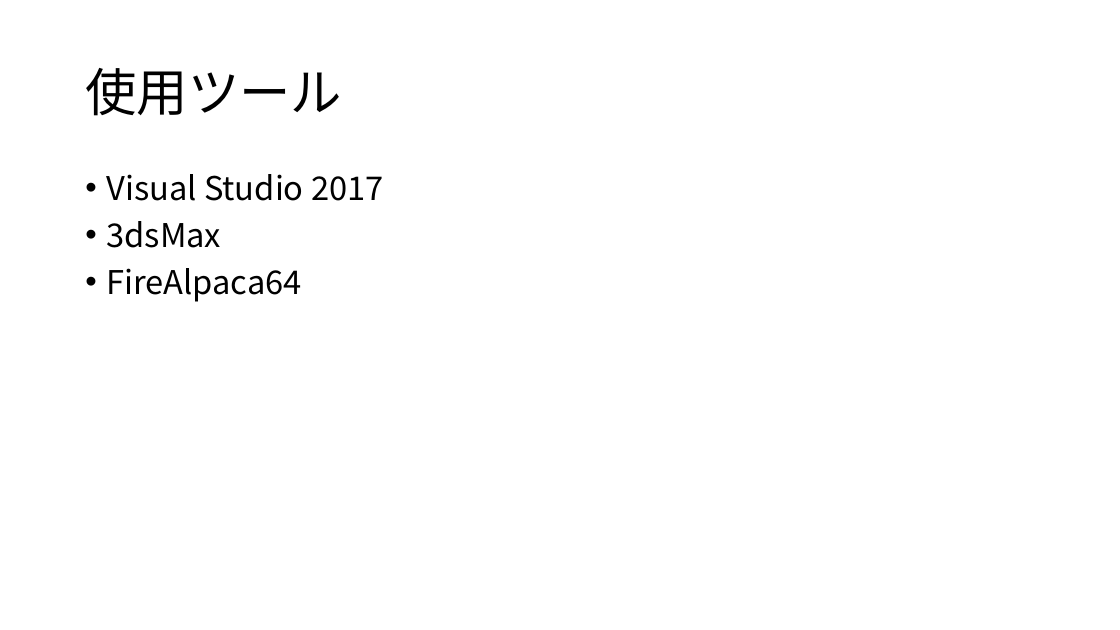
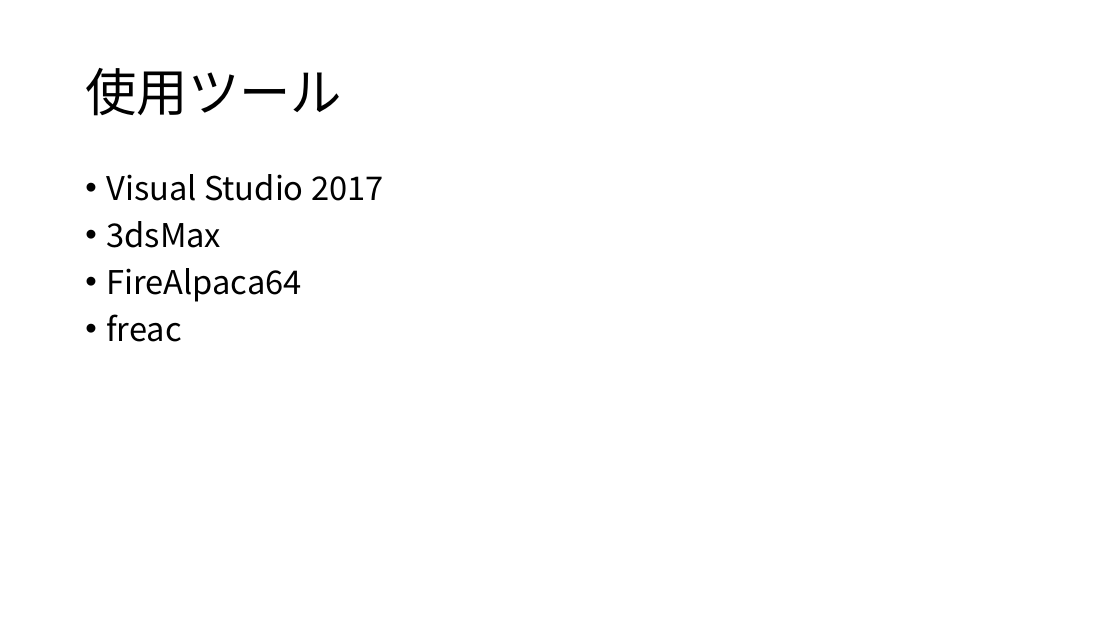
Before and after one commit to kyotento/KyotEngine, a slide deck: slide 4 of ポートフォリオ(仮).pptx. Drawn at 1120x630 pixels with LibreOffice and Linux fonts; fonts in the diff are those of the drawing. Boxes give left, top, right and bottom in pixels: in the first picture for what was removed or moved away, otherwise in the second. Text is boxed around its words. In the diff, an @@ line names an element or a change of style, - is before the commit and + after.

```diff
--- a/ポートフォリオ(仮).pptx
+++ b/ポートフォリオ(仮).pptx
@@ text at bbox=[106, 314, 182, 342]: paragraph added @@
+• freac
```
Also in this commit, not shown: 2 other slides changed, 13 other files.
